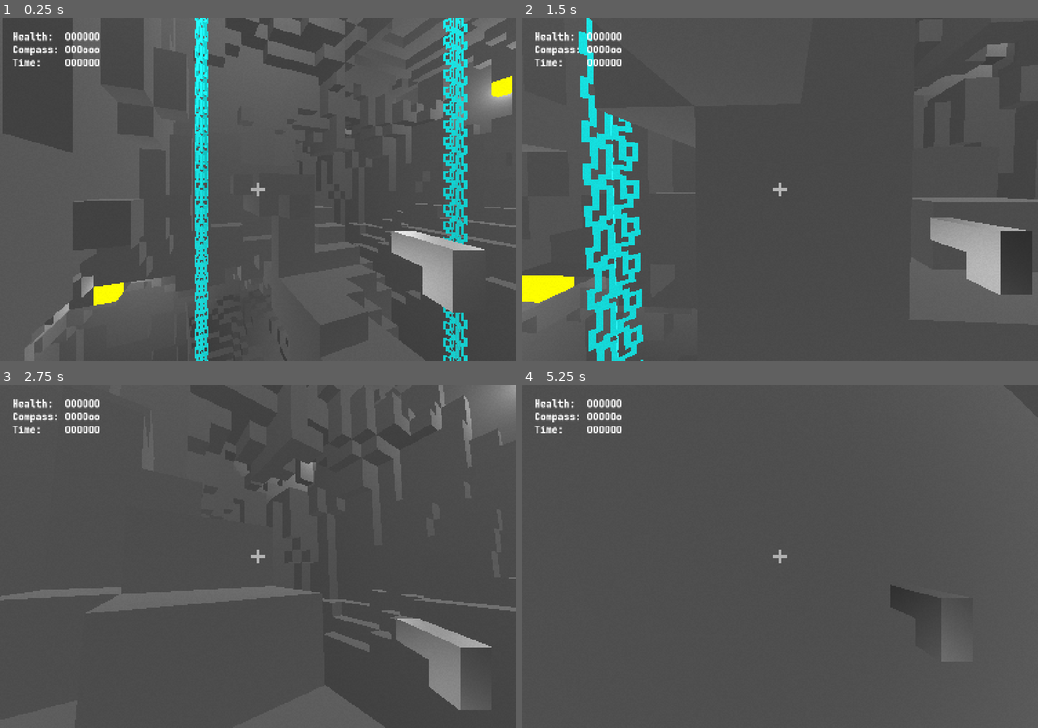
Above: before the commit, frames 1-4 (two rows, left to right).
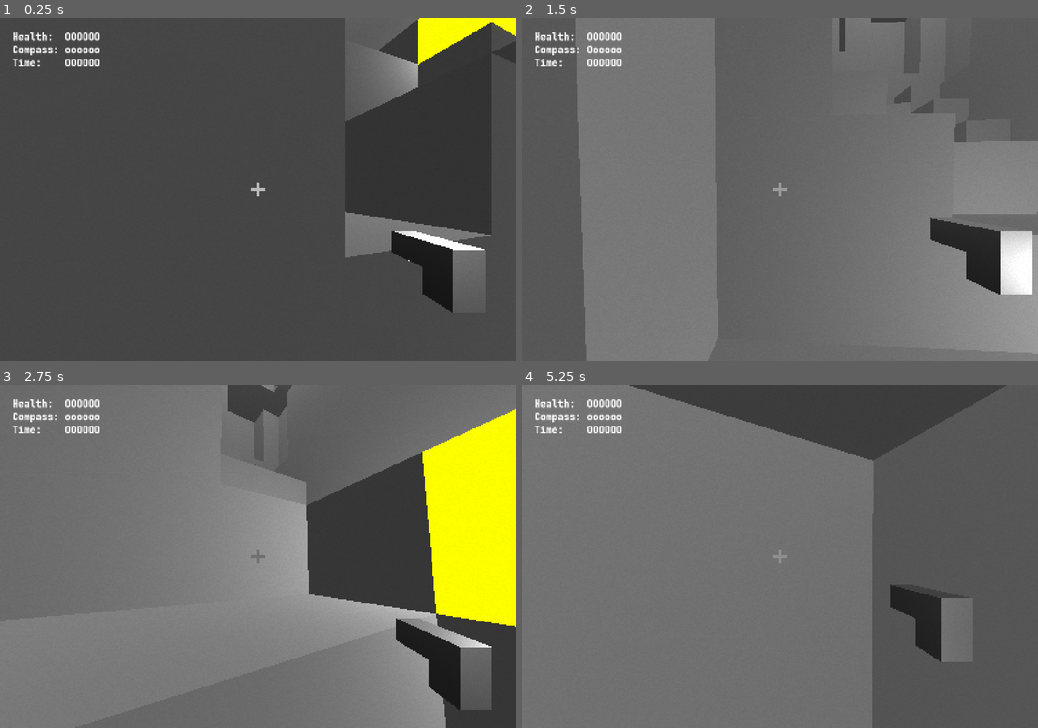
Above: after the commit, the same moments.

Repository: RoquefortCheese/AOU
Game: Godot game, scene res://main.tscn
Same seed, same stepped clock (60 frames per second), same inputs: the game is played once before the commit and once after it. The engine's default icon, where the game draws it, is replaced by a stand-in: a white triangle on a blue panel in a dark square.
Inputs (mouse positions are in pixels of both pictures, inside the frame that each line leads up to):
- Up to frame 1 (0.25 s): no input
- Up to frame 2 (1.5 s): tap Enter at 0.5 s; move the mouse to (805, 189) at 0.52 s; hold Up (forward) from 0.53 s (still down); click (805, 189) at 0.6 s; tap Space (jump) at 0.77 s; move the mouse to (754, 189) at 1.27 s; right-click (754, 189) at 1.35 s
- Up to frame 3 (2.75 s): keep holding Up (forward); tap Space (jump) at 1.52 s; move the mouse to (268, 549) at 2.02 s; tap Alt at 2.1 s
- Up to frame 4 (5.25 s): keep holding Up (forward); move the mouse to (774, 563) at 2.77 s; tap Shift at 2.85 s; tap Space (jump) at 3.02, 3.77, 4.52 s; move the mouse to (816, 559) at 3.52 s; click (816, 559) at 3.6 s; move the mouse to (738, 553) at 4.27 s; right-click (738, 553) at 4.35 s; move the mouse to (785, 556) at 5.02 s; tap Alt at 5.1 s

The runs differ from the first frame. In frame 1, 26% of the frame differs, in the area x 0-100%, y 0-100%; in frame 2, 73%; in frame 3, 77%; in frame 4, 64%.

Commit message:
more modifiers and an improved compass

Diff:
--- a/chamber.gd
+++ b/chamber.gd
@@ -151,8 +151,9 @@
 
 func placefeatures():
 	placelights()
+	featureterrain()
+	Global.player.position = spawnpoint()
 	placedoor()
-	featureterrain()
 
 func featureterrain():
 	if Global.Modifier.DOORPLANT in Global.player.modifiers:
@@ -194,7 +195,7 @@
 	door = doorscene.instantiate()
 	var furthest
 	var furthestdist = -INF
-	for i in 12:
+	for i in 64:
 		var point = spawnpoint()
 		var distance = Global.dist(point, Global.player.position)
 		if distance > furthestdist:
@@ -299,8 +300,7 @@
 				add_child(meshinstance)
 
 func anomalize():
-	Global.player.position = spawnpoint()
-	for i in len(air) * 2 ** (-11 - 3 * 2 ** (Global.chamberindex * -0.1)):
+	for i in len(air) * 2 ** Global.ifmod(-11.5, -11., Global.Modifier.MOREANOMS): #(-11 - 3 * 2 ** (Global.chamberindex * -0.1)):
 		var anomaly = anomscene.instantiate()
 		anomaly.create(dicechoose([Color.MAGENTA, Color.BLUE, Color.CYAN]))
 		anomaly.position = spawnpoint() + Vector3.UP
@@ -337,8 +337,12 @@
 	return OoOoOo("Health", Global.player.health)
 
 func updatecompass():
-	var prox = 1 - min(1, Global.dist(Global.player.position, door.position) / (approxsidelen() * sqrt(3)))
-	return OoOoOo("Compass", ceilf(prox * 6))
+	#var prox = 1 - min(1, Global.dist(Global.player.position, door.position) / (approxsidelen() * sqrt(3)))
+	var playerangle = fmod(Global.player.get_node("Camera3D").rotation.y, TAU)
+	var doorangle = atan2(door.position.x - Global.player.position.x, door.position.z - Global.player.position.z)
+	var diff = playerangle - doorangle
+	var angdiff = min(abs(diff - TAU), abs(diff), abs(diff + TAU))
+	return OoOoOo("Compass", floor(angdiff / PI * 7))
 
 func updatecountdown():
 	var timeleft = 1 - (fmod(Global.time(), timebudget) / timebudget)
--- a/global.gd
+++ b/global.gd
@@ -6,7 +6,9 @@
 @export var meshtypes: Dictionary[Vox, MeshType]
 enum EquipmentType {PISTOL}
 @export var equipment: Dictionary[EquipmentType, PackedScene]
-enum Modifier {DOORPLANT, PILLARVINE, MORESPACE, LESSSPACE, FASTANOMS}
+enum Modifier {DOORPLANT, PILLARVINE, MORESPACE, LESSSPACE, FASTANOMS, FLOATY, MOREANOMS}
+@export var goodmods: Array[Modifier]
+@export var badmods: Array[Modifier]
 
 var worldseed: int
 var player: CharacterBody3D
@@ -24,3 +26,6 @@
 
 func flatten(vector: Vector3):
 	return vector * Vector3(1, 0, 1)
+
+func ifmod(default: Variant, modified: Variant, modifier: Modifier):
+	return default if modifier not in player.modifiers else modified
--- a/global.tscn
+++ b/global.tscn
@@ -54,3 +54,5 @@
 equipment = Dictionary[int, PackedScene]({
 0: ExtResource("2_qxp0b")
 })
+goodmods = null
+badmods = null
--- a/player.gd
+++ b/player.gd
@@ -2,12 +2,12 @@
 
 const sensitivity = 0.005
 const jumpspeed = 10
-const cruisespeed = 10
+const cruisespeed = 8
 const friction = -6
 const acc = cruisespeed * -friction
 
 var equipment: Dictionary[String, Variant]
-var modifiers: Array[Global.Modifier] = [Global.Modifier.PILLARVINE]
+var modifiers: Array[Global.Modifier] = []
 var health: int
 var pan: Vector3
 
@@ -65,7 +65,7 @@
 
 func otherphysics(delta: float):
 	if not is_on_floor():
-		velocity.y -= 10 * delta
+		velocity.y -= Global.ifmod(12, 8, Global.Modifier.FLOATY) * delta
 	velocity.x *= exp(friction) ** delta
 	velocity.z *= exp(friction) ** delta
 	if currentblock() == Global.Vox.PILLARVINE:
